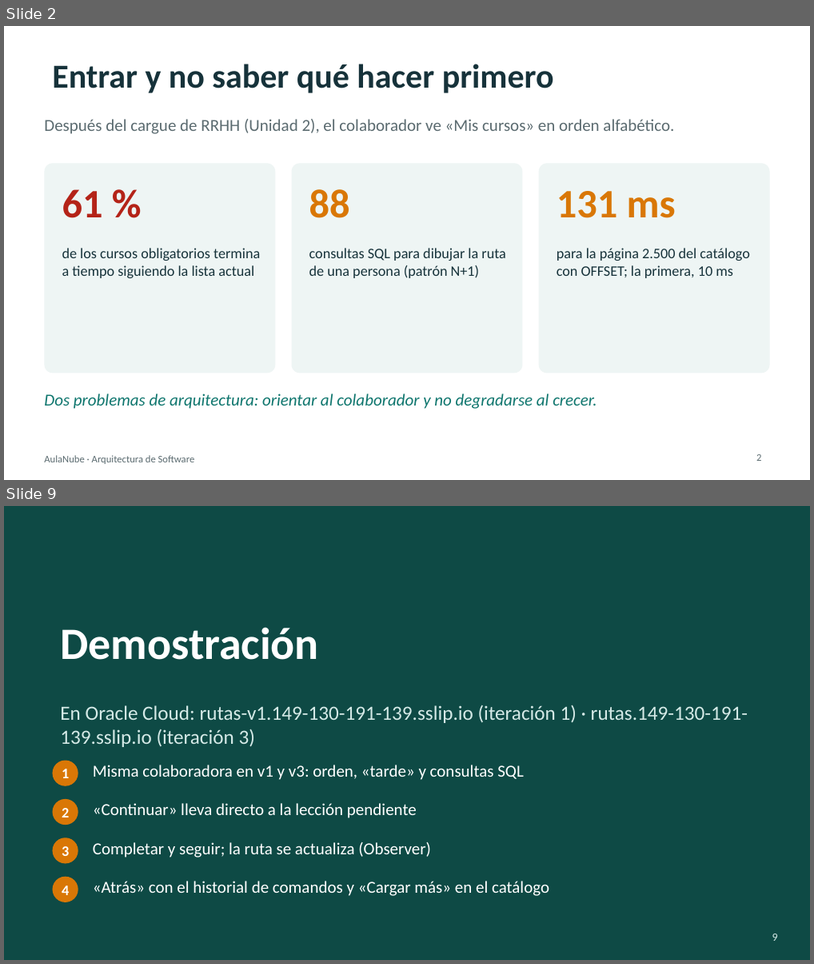
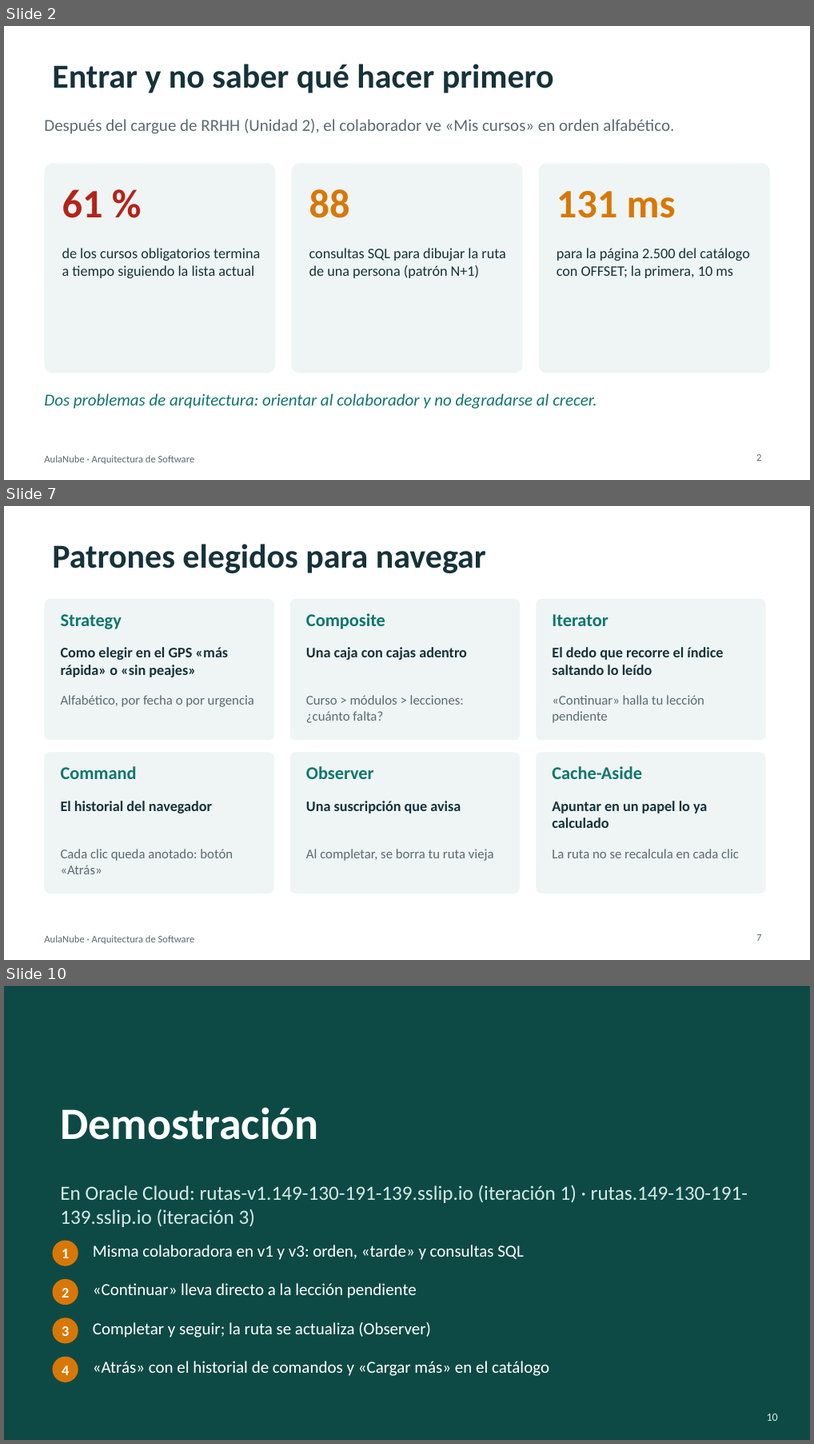
Before and after one commit to augustocco/aulanube-rutas, a slide deck: docs/presentacion/Presentacion-AulaNube-Rutas.pptx. Shown one above the other, each under a label of ours: slides 2 and 9 before the commit, slides 2, 7 and 10 after it; the slides between them are not shown. The pictures are 814x964 and 814x1444 pixels, drawn with LibreOffice and Linux fonts; fonts in the diff are those of the drawing. Boxes give left, top, right and bottom in pixels: in the first picture for what was removed or moved away, otherwise in the second. Text is boxed around its words. In the diff, an @@ line names an element or a change of style, - is before the commit and + after.

```diff
--- a/docs/presentacion/Presentacion-AulaNube-Rutas.pptx
+++ b/docs/presentacion/Presentacion-AulaNube-Rutas.pptx
@@ slide 7 added at (x1=4, y1=506, x2=810, y2=960), background #FFFFFF; not listed: 1 template element that a slide beside it also shows @@
@@ title added at (x1=52, y1=544, x2=486, y2=573), 30 pt, text #16323A, bold @@
+Patrones elegidos para navegar
@@ rounded rectangle added at (x1=44, y1=599, x2=274, y2=740), fill #EEF5F4 @@
@@ rounded rectangle added at (x1=290, y1=599, x2=520, y2=740), fill #EEF5F4 @@
@@ rounded rectangle added at (x1=536, y1=599, x2=766, y2=740), fill #EEF5F4 @@
@@ text added at (x1=61, y1=614, x2=122, y2=629), 16 pt, text #0F766E, bold @@
+Strategy
@@ text added at (x1=306, y1=613, x2=386, y2=629), 16 pt, text #0F766E, bold @@
+Composite
@@ text added at (x1=552, y1=614, x2=608, y2=626), 16 pt, text #0F766E, bold @@
+Iterator
@@ text added at (x1=61, y1=647, x2=228, y2=677), 13 pt, text #16323A, bold @@
+Como elegir en el GPS «más rápida» o «sin peajes»
@@ text added at (x1=306, y1=647, x2=467, y2=660), 13 pt, text #16323A, bold @@
+Una caja con cajas adentro
@@ text added at (x1=552, y1=647, x2=723, y2=675), 13 pt, text #16323A, bold @@
+El dedo que recorre el índice saltando lo leído
@@ text added at (x1=61, y1=695, x2=254, y2=707), 12 pt, text #5B6B70 @@
+Alfabético, por fecha o por urgencia
@@ text added at (x1=306, y1=695, x2=464, y2=723), 12 pt, text #5B6B70 @@
+Curso > módulos > lecciones: ¿cuánto falta?
@@ text added at (x1=552, y1=695, x2=705, y2=723), 12 pt, text #5B6B70 @@
+«Continuar» halla tu lección pendiente
@@ rounded rectangle added at (x1=44, y1=752, x2=274, y2=893), fill #EEF5F4 @@
@@ text added at (x1=61, y1=766, x2=137, y2=779), 16 pt, text #0F766E, bold @@
+Command
@@ rounded rectangle added at (x1=290, y1=752, x2=520, y2=893), fill #EEF5F4 @@
@@ text added at (x1=306, y1=766, x2=374, y2=779), 16 pt, text #0F766E, bold @@
+Observer
@@ rounded rectangle added at (x1=536, y1=752, x2=766, y2=893), fill #EEF5F4 @@
@@ text added at (x1=552, y1=766, x2=642, y2=779), 16 pt, text #0F766E, bold @@
+Cache-Aside
@@ text added at (x1=61, y1=800, x2=212, y2=813), 13 pt, text #16323A, bold @@
+El historial del navegador
@@ text added at (x1=306, y1=800, x2=461, y2=813), 13 pt, text #16323A, bold @@
+Una suscripción que avisa
@@ text added at (x1=552, y1=800, x2=707, y2=828), 13 pt, text #16323A, bold @@
+Apuntar en un papel lo ya calculado
@@ text added at (x1=61, y1=848, x2=233, y2=874), 12 pt, text #5B6B70 @@
+Cada clic queda anotado: botón «Atrás»
@@ text added at (x1=306, y1=848, x2=494, y2=860), 12 pt, text #5B6B70 @@
+Al completar, se borra tu ruta vieja
@@ text added at (x1=552, y1=848, x2=739, y2=858), 12 pt, text #5B6B70 @@
+La ruta no se recalcula en cada clic
@@ page number added at (x1=757, y1=934, x2=762, y2=940), 9 pt, text #5B6B70 @@
+7
@@ what was slide 9 is now slide 10 @@
@@ page number at (x1=767, y1=1413, x2=778, y2=1420): text changed @@
-9
+10
```
Also in this commit, not shown: 1 slide changed, 5 other slides added, 5 slides removed, 7 other files.
